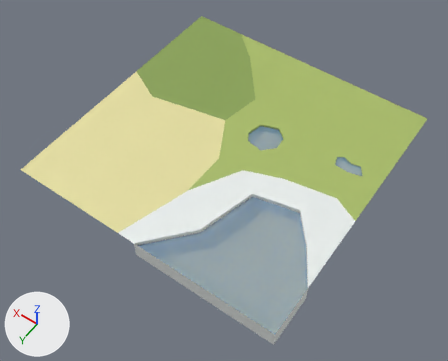
What one commit did to the Blender file Unicorns Lair/Assets/Environment testing/Meshes/Plane.blend.
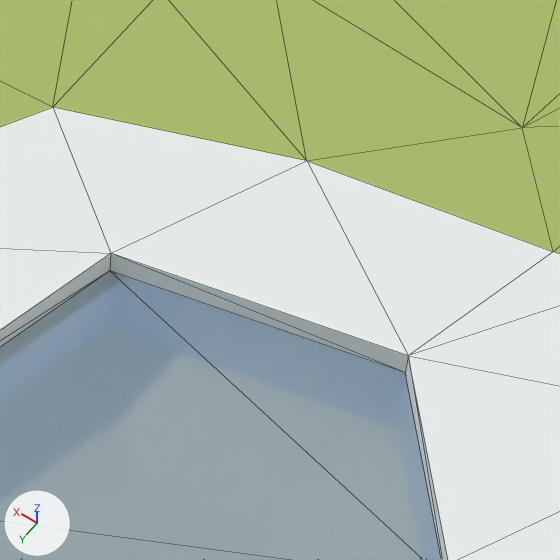
Each version is shown whole from a camera (50 mm lens) standing at (-80.2, 116.3, 160.3) and looking at (-2.7, 7.9, -10.1), then close up on the part from 52% to 73% of the width and 42% to 67% of the height. The lights are fixed; the arrows at lower left show +X, +Y and +Z. The first two pictures are the older version. The close-ups show mesh edges as thin lines.

Script lines for the objects in view, before the commit:
```python
me_cube_001 = bpy.data.meshes.new('Cube.001')
me_cube_001.from_pydata(...)  # 103 vertices, 77 faces; spans x -12.5..12.5, y -12.5..12.5, z -8.1..0.3
# faces by material slot: [40, 15, 1, 1, 3, 17]
me_cube_001.materials.append(mat_grass)  # green #aabd68
me_cube_001.materials.append(mat_snow)  # white #ebf0ee
me_cube_001.materials.append(mat_desert)  # beige #e6dfa1
me_cube_001.materials.append(mat_jungle)  # green #8aa355
me_cube_001.materials.append(mat_water)  # blue #709fcf
me_cube_001.materials.append(mat_dirt)  # beige #e6dfa1
# before: 0 (-10.2, -0.1, 0.3), 2 (-10.5, 4.9, 0.3), 5 (-12.5, 8.1, 0.3), 7 (1.8, 12.5, 0.3), 8 (-12.5, 1.0, 0.3)
# before: 9 (-5.7, 0.6, 0.3) at pixel (306, 160), 10 (-0.1, 6.2, 0.3), 21 (-2.5, 1.8, 0.3) at pixel (52, 107), 22 (-9.2, 0.0, 0.3) at pixel (553, 251), 23 (0.2, 12.5, 0.3)
# before: 24 (-8.5, 2.6, 0.3) at pixel (408, 355), 25 (-4.5, 3.4, 0.3) at pixel (110, 253), 26 (-3.2, 8.6, 0.3), 27 (-3.2, 8.6, -1.2), 28 (-10.5, 4.9, -1.2)
# before: 29 (-12.5, 12.5, -1.2), 30 (0.2, 12.5, -1.2), 31 (-8.5, 2.6, -1.2) at pixel (405, 372), 32 (-12.5, 8.1, -1.2), 33 (-4.5, 3.4, -1.2) at pixel (109, 270)
# before: 95 (-7.8, 4.6, -8.1), 96 (-8.5, 2.6, -6.3), 101 (-6.0, 4.9, -8.1), 102 (-4.5, 3.4, -6.3)
ob_cube = bpy.data.objects.new('Cube', me_cube_001)
ob_cube.location = (0.0, 0.0, 0.0)
ob_cube.scale = (4.0, 4.0, 1.0)
_m = ob_cube.modifiers.new('Triangulate', 'TRIANGULATE')
```
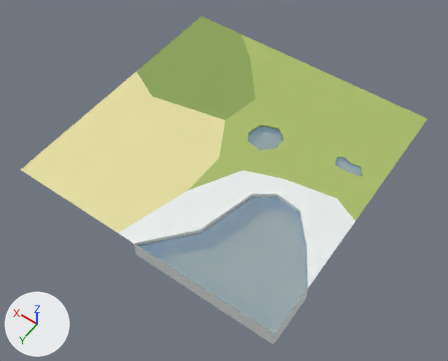
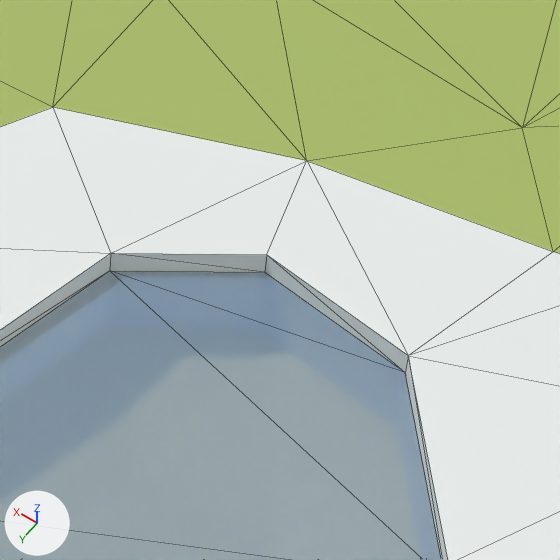
Scene script edits in JSON lines:
```json
{"block": "me_cube_001", "where": "# used by ob_cube; location = (0.0, 0.0, 0.0); scale = (4.0, 4.0, 1.0)"}
{"block": "me_cube_001", "where": "# verts and faces of me_cube_001; kept vertices keep their numbers, new ones are numbered from 103"}
{"op": "remove", "block": "me_cube_001", "code": "me_cube_001.from_pydata(...)  # 103 vertices, 77 faces; spans x -12.5..12.5, y -12.5..12.5, z -8.1..0.3"}
{"op": "add", "block": "me_cube_001", "code": "me_cube_001.from_pydata(...)  # 106 vertices, 79 faces; spans x -12.5..12.5, y -12.5..12.5, z -8.1..0.3"}
{"block": "me_cube_001", "change": "me_cube_001 part 1"}
{"op": "add", "block": "me_cube_001", "code": "delete_faces([(0, 22, 9, 21, 10, 7, 23, 26, 25, 24, 2, 5, 8), (24, 25, 33, 31), (27, 30, 29, 32, 28, 31, 33), (95, 96, 102, 101), (31, 33, 102, 96)])"}
{"op": "add", "block": "me_cube_001", "code": "for new, old in zip([103, 104, 105], [24, 31, 96]): verts[new] = verts[old] + (2.4, -0.3, 0.0)"}
{"op": "add", "block": "me_cube_001", "code": "faces += [(0, 22, 9, 21, 10, 7, 23, 26, 25, 103, 24, 2, 5, 8), (25, 33, 104, 103), (33, 102, 105, 104), (31, 104, 105, 96), (24, 103, 104, 31)]  # mat_snow (white #ebf0ee)"}
{"op": "add", "block": "me_cube_001", "code": "faces += [(27, 30, 29, 32, 28, 31, 104, 33)]  # mat_water (blue #709fcf)"}
{"op": "add", "block": "me_cube_001", "code": "faces += [(95, 96, 105, 102, 101)]  # mat_dirt (beige #e6dfa1)"}
```

What differs and where, as boxes (x1, y1, x2, y2) in the close-ups (560 x 560 px; the box of a moved part takes in the faces that stretch with it):
```json
{"part": 1, "of": "me_cube_001", "change": "moved or reshaped", "before": [110, 160, 410, 424], "after": [110, 160, 410, 424]}
```
